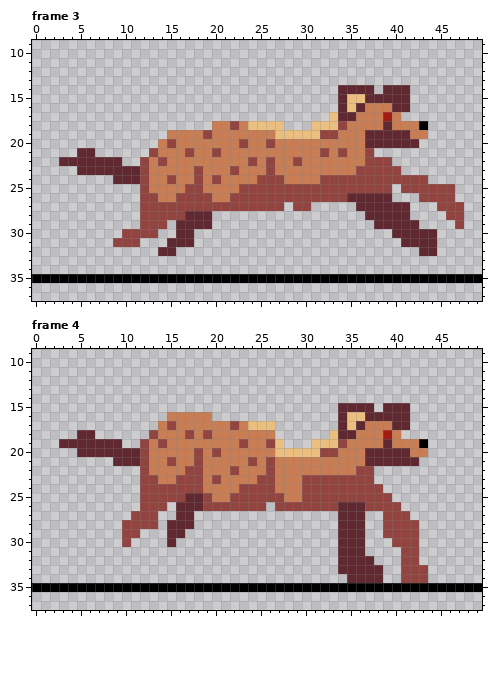
Pixel-art file, stored at Inimigos/hiena/hiena correndo.aseprite. Above, as it was before the edit.
50x50 pixels, 6 frames. Colours within 5 levels of each other are drawn and written as one. Shown: frame 3: x 0..49, y 9..37; frame 4: x 0..49, y 9..37. The commit also changed other frames, which this record leaves out.
Once edited:
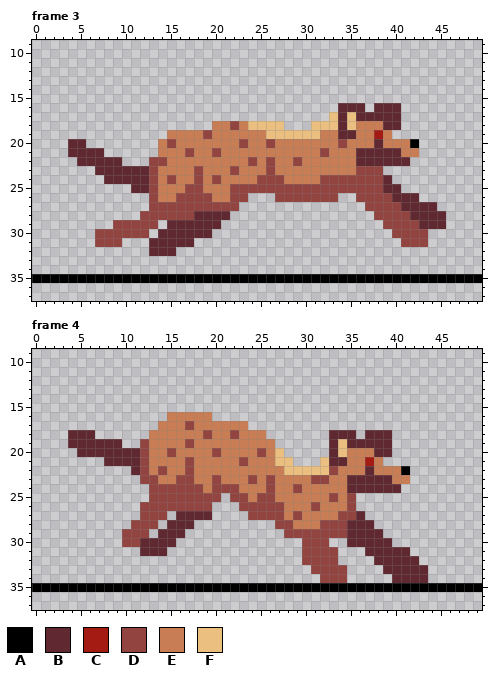
Palette (. is transparent): A #000000  B #602830  C #a41b14  D #924440  E #c87d55  F #eabf80
Diff:
Changed rows in their new state; - is an unchanged pixel.
Frame 3:
first column x 3:
14 -------------------------------....-...------
15 -------------------------------........------
16 --------------------------------B-.BB-.------
17 --------------------------------FBBBBB-------
18 -------------------------------BF----B...----
19 -----------------------F-----EEBB-ECE....----
20 -BB----------------------------D--E-EEEA-----
21 -B--B-----.--------------------E-BBBBBEE-----
22 ..-------.D----------------------BBBBBB------
23 --..-----BD-------------------------..-------
24 -----B---BD-------------------------B....----
25 --------BBD--------D----------------BB......-
26 ---------.-----------...-------..DDDDBBB....-
27 ---------.----------.....-..-----.DDDD-BBB...
28 --------------D--BB---------------.DDDDBBBB..
29 ------DDD--.B----B-----------------.DDDDBBB-.
30 ----DDD---.BB--BB--------------------DDDD.---
31 ----DD-..-BB--------------------------DDD.---
32 ----------B-----------------------------..---
Frame 4:
first column x 3:
15 -------------------------------....-...--
16 -------------------------------........--
17 ------------E-D----E-...-------........--
18 -B--------E---E----D---.------B--.BBB.---
19 .----------E--D-----E--E.---..BFBBBB-....
20 ------------D--E------D--.....BF--E--....
21 -----B------E-DE----DE-EFF...FBB--CE....-
22 --------B--D---E---E---E-FFFFFD--EBEEEA--
23 ---------------E-----DE----E--EEBBBBBEE--
24 ---------.-------DDDEEE---DEEEEEBBBBBB---
25 ---------.----DD-D.--E--E--EEE-E-....----
26 ------------DDDD-...---D-EEE-EEED.....---
27 --------.--D---BB----DDDDEDEEEEDD---...--
28 -------.----------------DDEEEDDD--B-....-
29 ---------D-B-------------DDDDDDD--BB....-
30 --------DBBB---------------DDD-.--BBB...-
31 ---------BBB---------------DDDD...BBBBB.-
32 ---------------------------DDDD....BBBBB-
33 ----------------------------DDDD....BBBBB
34 -----------------------------DDD....-BBBB
Changed places in both pictures, as pixel boxes (x1, y1, x2, y2):
changed: (59, 85, 464, 256)
changed: (59, 403, 428, 583)
